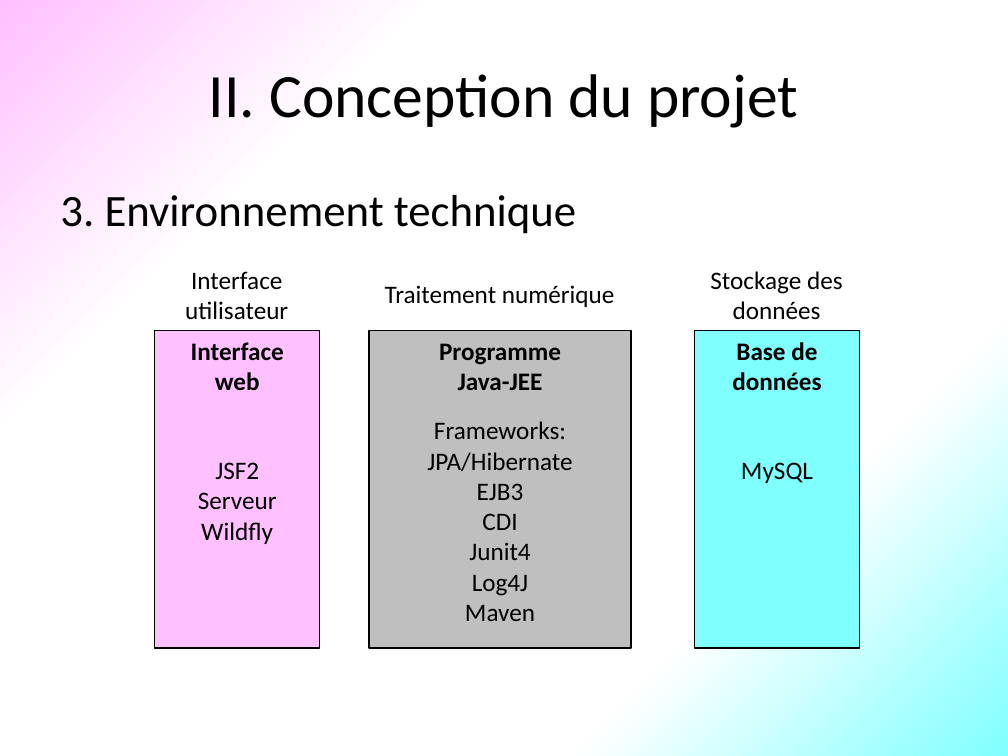
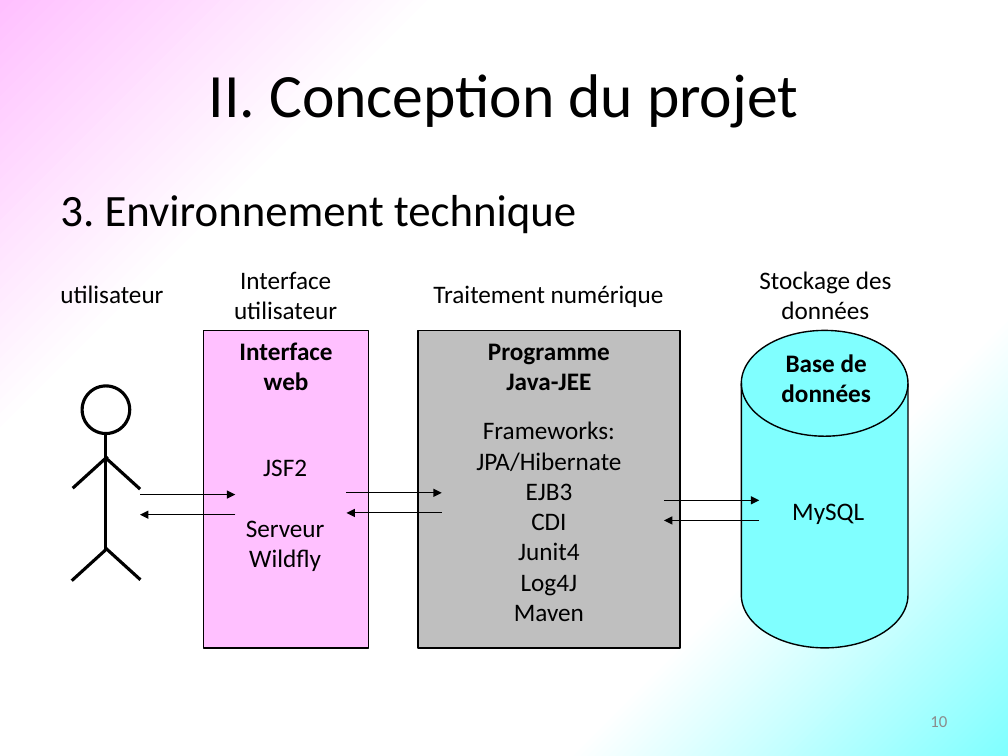
Before and after one commit to frederic-batault/Proxibanque-V3, a slide deck: slide 10 of SCRUM/Présentation.pptx (slide 11 before the commit). Drawn at 1008x756 pixels with LibreOffice and Linux fonts; fonts in the diff are those of the drawing. Boxes give left, top, right and bottom in pixels: in the first picture for what was removed or moved away, otherwise in the second. Text is boxed around its words. In the diff, an @@ line names an element or a change of style, - is before the commit and + after.

Commit message:
creation base de donnée

```diff
--- a/SCRUM/Présentation.pptx
+++ b/SCRUM/Présentation.pptx
@@ text added at <box>60,285,163,304</box>, 18 pt, text #000000 @@
+utilisateur
@@ 6 texts, 2 rectangles: place and size @@
-6 texts, 2 rectangles at <box>155,271,843,648</box>
+6 texts, 2 rectangles at <box>204,271,892,648</box>
@@ rectangle removed at <box>695,331,860,648</box> @@
@@ cylinder added at <box>741,331,907,648</box>, fill #80FFFF, outline #000000 1 pt @@
@@ text "Base de données": place and size @@
-text "Base de données" at <box>732,342,821,391</box>
+text "Base de données" at <box>781,354,870,403</box>
@@ ellipse added at <box>82,386,129,433</box>, outline #000000 2.25 pt @@
@@ line added from (105, 434) to (105, 551), #000000 2.25 pt @@
@@ text "JSF2" rewrapped from <box>198,462,277,544</box> to <box>246,459,325,571</box> @@
@@ line added from (108, 457) to (73, 488), #000000 2.25 pt @@
@@ line added from (105, 458) to (140, 489), #000000 2.25 pt @@
@@ arrow added from (140, 495) to (235, 495), #000000 0.75 pt @@
@@ arrow added from (347, 493) to (442, 493), #000000 0.75 pt @@
@@ arrow added from (664, 500) to (759, 500), #000000 0.75 pt @@
@@ text "MySQL": place and size @@
-text "MySQL" at <box>741,462,813,483</box>
+text "MySQL" at <box>792,503,864,524</box>
@@ arrow added from (235, 515) to (140, 515), #000000 0.75 pt @@
@@ arrow added from (442, 513) to (347, 513), #000000 0.75 pt @@
@@ arrow added from (759, 520) to (664, 520), #000000 0.75 pt @@
@@ line added from (107, 549) to (72, 581), #000000 2.25 pt @@
@@ line added from (106, 548) to (140, 580), #000000 2.25 pt @@
@@ page number added at <box>930,716,947,727</box>, 12 pt, text #8C8C8C @@
+10
```
Also in this commit, not shown: 10 other slides changed, 1 slide removed, 7 other files.
